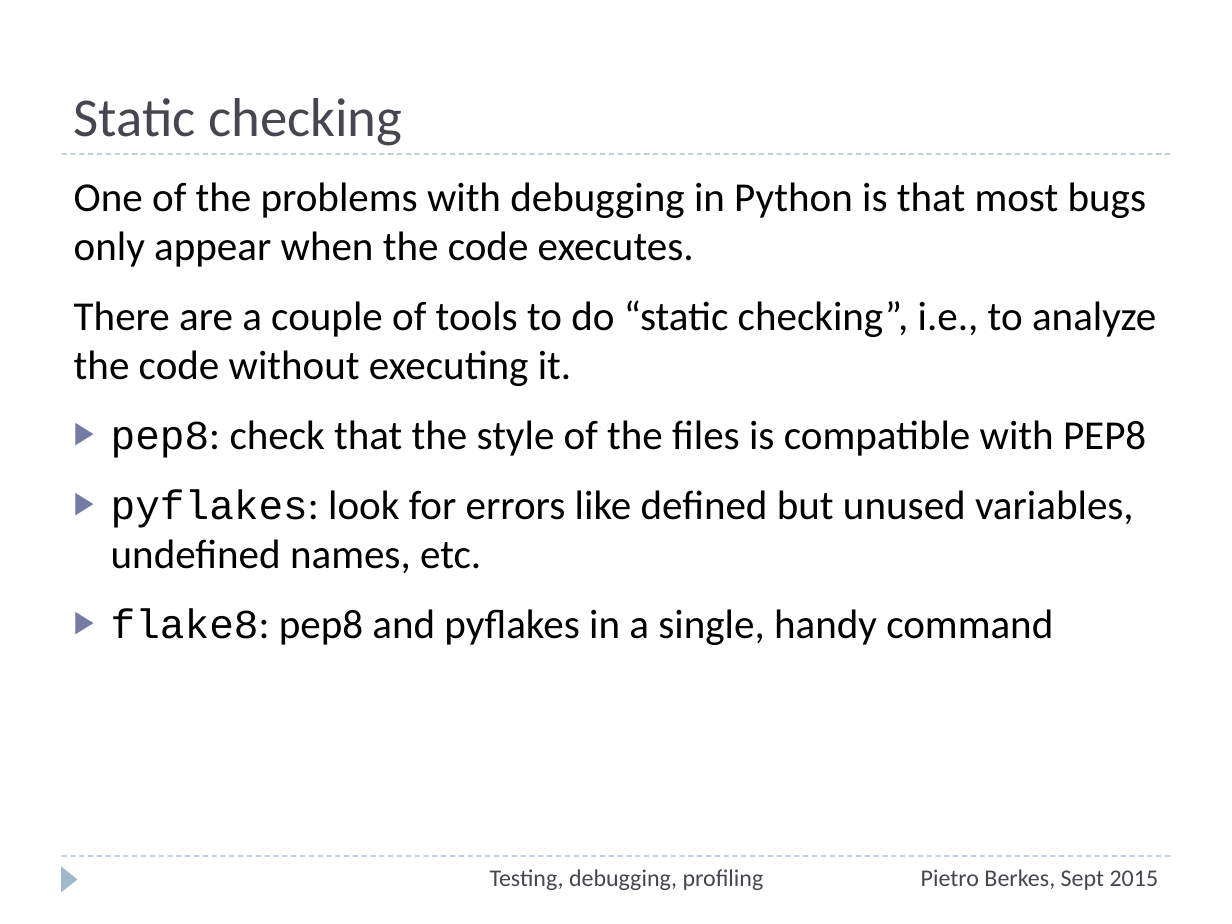
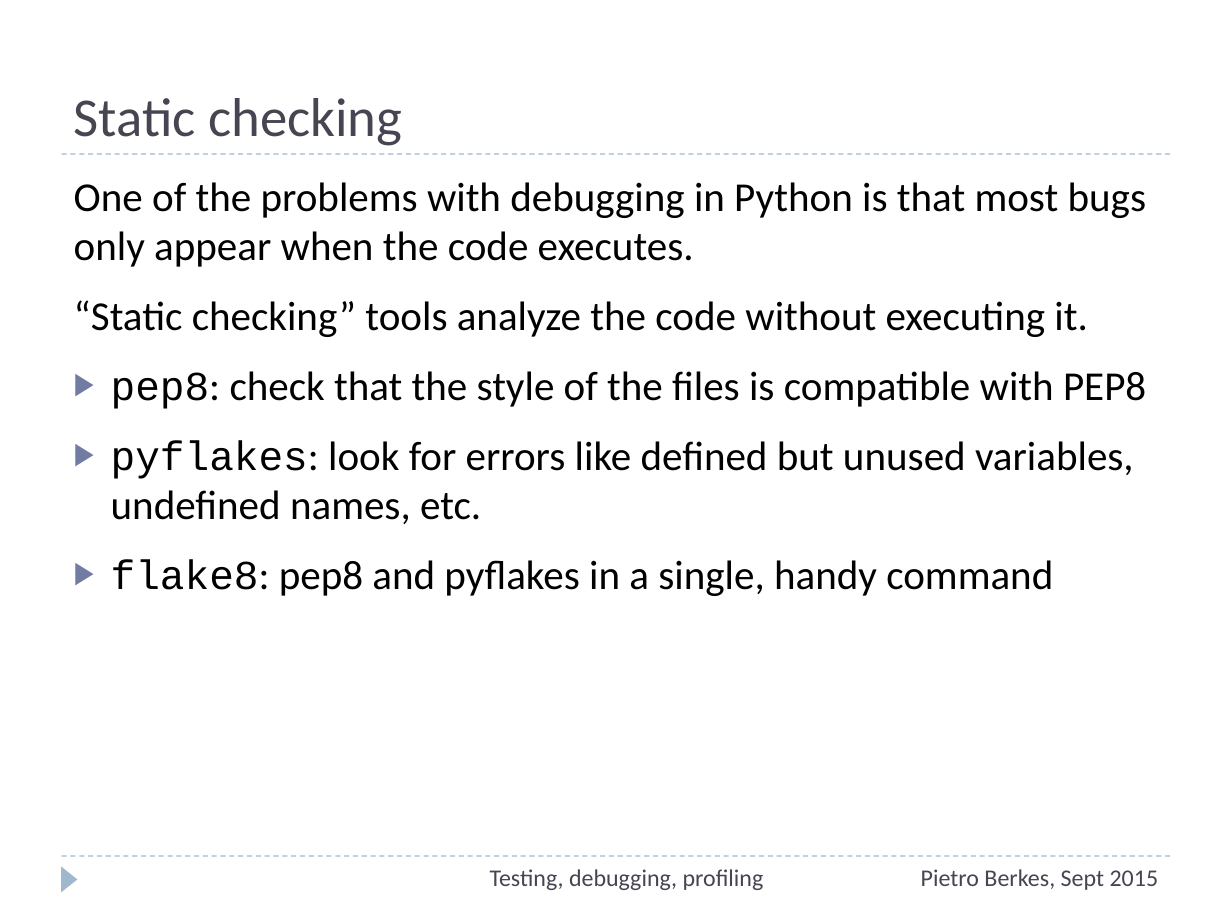
Before and after one commit to ASPP/testing_debugging_profiling, a slide deck: slide 58 of testing-debugging-profiling.pptx (slide 59 before the commit). Drawn at 1232x924 pixels with LibreOffice and Linux fonts; fonts in the diff are those of the drawing. Boxes give left, top, right and bottom in pixels: in the first picture for what was removed or moved away, otherwise in the second. Text is boxed around its words. In the diff, an @@ line names an element or a change of style, - is before the commit and + after.

```diff
--- a/testing-debugging-profiling.pptx
+++ b/testing-debugging-profiling.pptx
@@ text at [74,300,1087,337]: text changed @@
-There are a couple of tools to do “static checking”, i.e., to analyze the code without executing it.
+“Static checking” tools analyze the code without executing it.
```
Also in this commit, not shown: 4 other slides changed, 1 slide removed, 1 other file.
